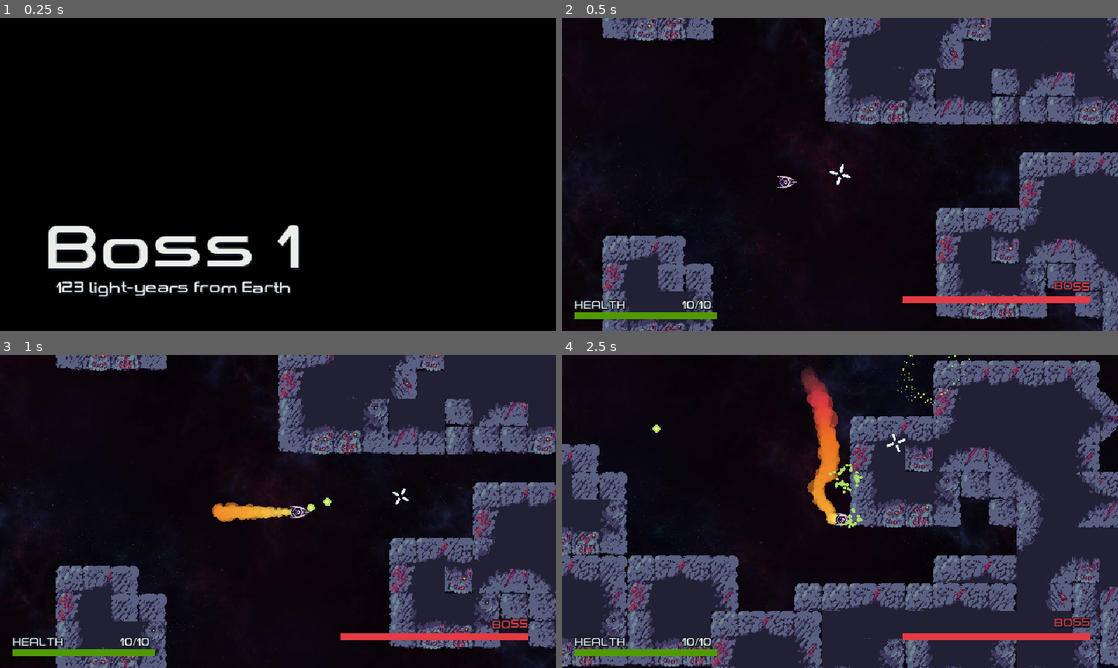
Above: before the commit, frames 1-4 (two rows, left to right).
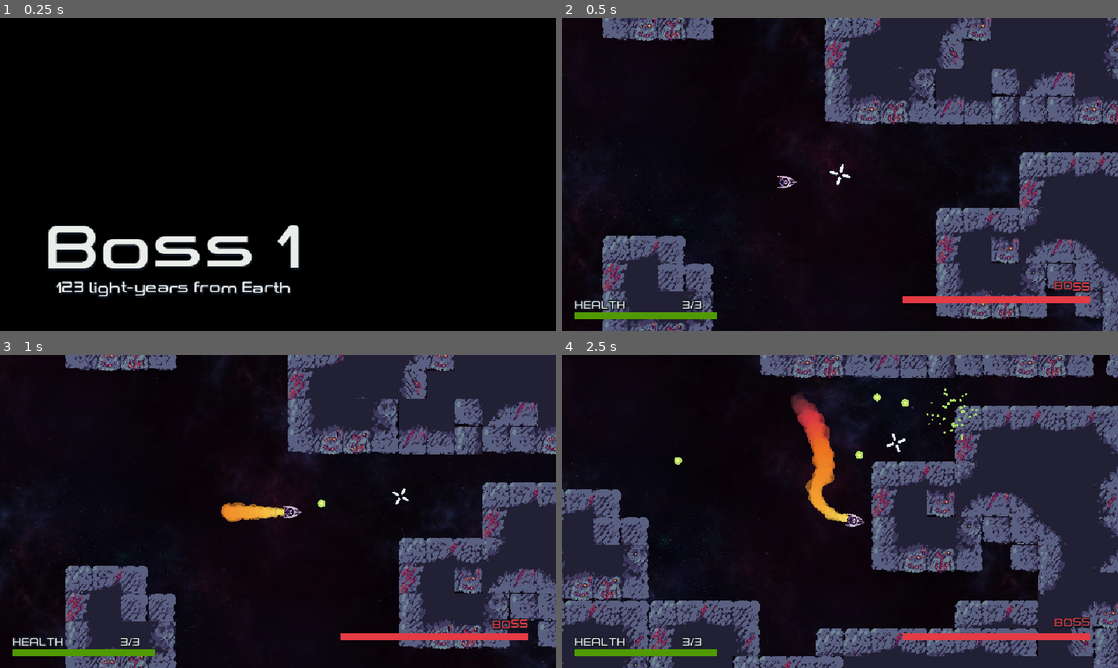
Above: after the commit, the same moments.

Repository: Yoshiip/boss-rush-jam-2024
Game: Godot game, scene res://levels/fights/first/first_fight.tscn
The game is run twice, just before and just after one commit, with the same random seed, the same clock (stepped at 60 frames per second) and the same inputs. This scene is started directly instead of the project's main scene.
Inputs (mouse positions are in pixels of both pictures, inside the frame that each line leads up to):
- Up to frame 1 (0.25 s): no input
- Up to frame 2 (0.5 s): no input
- Up to frame 3 (1 s): tap Enter at 0.5 s; move the mouse to (400, 495) at 0.52 s; press the mouse at (400, 495) at 0.53 s; hold D (move_right) from 0.53 s (still down); tap M (switch_movement) at 0.8 s
- Up to frame 4 (2.5 s): move the mouse to (728, 527) at 1.27 s; release D (move_right) at 1.28 s; release the mouse at (728, 527) at 1.28 s; hold S (move_down) 1.28-2.03 s; tap M (switch_movement) at 1.35, 2.3 s; click (728, 527) at 1.55 s; move the mouse to (895, 442) at 2.02 s; press the mouse at (895, 442) at 2.03 s; hold D (move_right) from 2.03 s (still down)

Frame 1 is identical in both runs. In frame 2, 0.1% of the frame differs, in the area x 21-27%, y 90-94%; in frame 3, 16%; in frame 4, 50%, in the area x 0-100%, y 0-100%.

Commit message:
Upgrade fixes and adjustments

Diff:
--- a/assets/bullets/bullet/bullet.gd
+++ b/assets/bullets/bullet/bullet.gd
@@ -18,13 +18,15 @@
 var bounces_count_bullet := 0
 var bounces_count := 0
 
-var deflection_bullet := false
-var infection_bullet_lvl := 0
+
+
 var bounce_powerup := false
 
 var max_bounces := 2
 var max_splits := 0
 var max_pierces := 0
+var max_deflects :=0
+var max_infections := 0
 
 func _ready() -> void:
 	velocity = Vector2.RIGHT.rotated(rotation)
@@ -85,20 +87,22 @@
 
 		#lets enemy and player bullets bounce off of eachother
 func _on_area_entered(body: Node2D) -> void:
-	if body.is_in_group("Bullet") && !from_enemy && body.from_enemy && deflection_bullet:
+	if body.is_in_group("Bullet") && !from_enemy && body.from_enemy && max_deflects>0:
 		var other_bullet := body
 		bounces_count+=1
+		max_deflects-= 1
 
 		var collision_normal = (body.global_position - global_position).normalized()
 		if !max_pierces > bounces_count_bullet:
 			velocity = velocity.bounce(collision_normal)
 			ray_cast.set_target_position(velocity.normalized()*30)
 			ray_cast_homing.set_target_position(velocity.normalized()*300)
-		if infection_bullet_lvl> bounces_count_bullet:
+			max_pierces -= 1
+		if max_infections > 0:
 			modulate = Color.DARK_CYAN
 			other_bullet.from_enemy= false
 			other_bullet.modulate = Color.DARK_CYAN
-		bounces_count_bullet+=1
+			max_infections -=1
 		speed *= 0.8
 		other_bullet.speed*=2
 		other_bullet.velocity = other_bullet.velocity.bounce(-collision_normal)
@@ -123,13 +127,13 @@
 	bullet.velocity = Vector2.RIGHT.rotated(rotation)
 
 	if GameManager.is_deflect():
-		bullet.deflection_bullet = GameManager.is_deflect()
-		bullet.infection_bullet_lvl = GameManager.get_infection_bullet()
-		bullet.pierce_lvl = GameManager.get_pierces()
+		bullet.max_deflects = GameManager.get_deflection()
+		bullet.max_infections = GameManager.get_infection_bullet()
+		bullet.max_pierces = GameManager.get_pierces()
 
 	bullet.max_bounces = GameManager.get_bounces()
 	bullet.bounces_count = bounces_count
-	bullet.max_splits = GameManager.get_splits()
+	bullet.max_splits = GameManager.get_splits()-1
 	bullet.scale = Vector2.ONE * GameManager.get_bullet_size()
 
 	call_deferred("add_sibling", bullet)
--- a/assets/bullets/bullet/bullet.tscn
+++ b/assets/bullets/bullet/bullet.tscn
@@ -4,7 +4,7 @@
 [ext_resource type="Texture2D" uid="uid://b1i12ej5dw0r6" path="res://assets/bullets/bullet/bullet.png" id="2_l17vi"]
 
 [sub_resource type="CircleShape2D" id="CircleShape2D_ks1eq"]
-radius = 8.0
+radius = 10.8
 
 [node name="Bullet" type="Area2D" groups=["Bullet"]]
 z_index = 3
--- a/assets/game_manager.gd
+++ b/assets/game_manager.gd
@@ -15,7 +15,7 @@
 	"fire_rate": 0,
 	"thrusters": 0,
 	"bullet_size": 0,
-
+	"bullet_speed": 0,
 	# BOUNCES UPGRADES
 	"bullet_bounce": 0,
 	"damage_on_bounce": 0,
@@ -37,9 +37,10 @@
 		"fire_rate": 0,
 		"thrusters": 0,
 		"bullet_size": 0,
+		"bullet_speed": 3,
 
 		# BOUNCES UPGRADES
-		"bullet_bounce": 0,
+		"bullet_bounce": 3,
 		"damage_on_bounce": 0,
 		"split_on_bounce": 0,
 
@@ -51,16 +52,18 @@
 
 # functions to return the max of each levels
 
-const BULLETS_SIZE := [1.0, 1.2, 1.4, 1.6, 1.8, 2.0]
-
+const BULLETS_SIZE := [ 1.0, 1.25, 1.5, 1.75,2]
+const 	BULLETS_SPEED := [6,8,10,12,14]
 func get_health() -> int:
-	return 10 + GameManager.save_data.hull_health * 2
+	return 3 + GameManager.save_data.hull_health * 3
 
 func is_deflect() -> bool:
 	return GameManager.save_data.deflection_bullet
 
 func get_bullet_size() -> float:
 	return BULLETS_SIZE[GameManager.save_data.bullet_size]
+func get_bullet_speed() -> float:
+	return BULLETS_SPEED[GameManager.save_data.bullet_speed]
 
 func get_splits() -> int:
 	return GameManager.save_data.split_on_bounce
@@ -75,7 +78,7 @@
 	return GameManager.save_data.infection_bullet
 
 func get_deflection() -> int:
-	return GameManager.save_data.deflection
+	return GameManager.save_data.deflection_bullet
 
 
 
--- a/assets/spaceship/spaceship.gd
+++ b/assets/spaceship/spaceship.gd
@@ -26,15 +26,17 @@
 # Only allow inputs if is empty
 var allow_inputs: Array[String] = []
 
-const FIRE_RATES := [0.25, 0.22, 0.19, 0.16]
+const FIRE_RATES := [0.5,0.4,0.3,0.2, 0.1]
 @onready var fire_rate: float = FIRE_RATES[GameManager.save_data.fire_rate]
 
+var bullet_speed = GameManager.get_bullet_speed()
 var invicibility_timer := 0.0
 
 
-const SPEEDS := [400, 500, 600, 700, 800]
+const SPEEDS := [300, 400, 500, 600,700]
+const TURNING := [5,5,7,9,13]
 @onready var acceleration_speed: float = SPEEDS[GameManager.save_data.thrusters]
-
+@onready var turning_speed: float = TURNING[GameManager.save_data.thrusters]
 var fire_timer := fire_rate
 var weapon_toggle := false
 var switch_movemode := false
@@ -77,7 +79,7 @@
 		else:
 			var goal_direction := axis.angle()
 			var dot_product = Vector2(cos(rotation), sin(rotation)).dot(axis)
-			rotation =  lerp_angle(rotation, goal_direction, 7.0 * delta)
+			rotation =  lerp_angle(rotation, goal_direction, turning_speed * delta)
 			if dot_product >=0.7:
 				velocity = lerp(velocity, Vector2(cos(rotation), sin(rotation)) * acceleration_speed, 10.0 * delta)
 			else:
@@ -89,14 +91,15 @@
 		if Input.is_action_just_pressed("weapon_toggle"):
 			weapon_toggle= !weapon_toggle
 		if Input.is_action_just_pressed("switch_movement"):
-			switch_movemode= !switch_movemode
+			pass
+			#switch_movemode= !switch_movemode
 
 
 func _fire() -> Bullet:
 	$Shoot.play()
 	var bullet = BULLET.instantiate()
 	bullet.position = $ShootPoint.global_position
-	bullet.speed = 7
+	bullet.speed = bullet_speed
 	#bullet.speed = BULLETS_SPEED[GameManager.save_data.bullet_speed]
 	bullet.from_enemy = false
 
@@ -108,10 +111,10 @@
 		var direction := (mouse_position - global_position).normalized()
 		bullet.rotation = direction.angle()
 		bullet.velocity = Vector2.RIGHT.rotated(rotation)
-	if GameManager.save_data.deflection_bullet:
-		bullet.deflection_bullet = true
-		bullet.infection_bullet_lvl =  GameManager.save_data.infection_level
-		bullet.pierce_lvl = GameManager.save_data.pierce_level
+	if GameManager.get_deflection():
+		bullet.max_deflects = GameManager.get_deflection()
+		bullet.max_infections =  GameManager.get_infection_bullet()
+		bullet.max_pierces = GameManager.get_pierces()
 	bullet.max_bounces = GameManager.get_bounces()
 	bullet.max_splits = GameManager.get_splits()
 	bullet.scale = Vector2.ONE * GameManager.get_bullet_size()
--- a/assets/spaceship/spaceship.tscn
+++ b/assets/spaceship/spaceship.tscn
@@ -57,7 +57,7 @@
 
 [node name="CollisionShape" type="CollisionPolygon2D" parent="."]
 scale = Vector2(0.7, 0.7)
-polygon = PackedVector2Array(-26, -21, 20, -11, 20, 11, -26, 21)
+polygon = PackedVector2Array(-15.7143, -14.2857, 18.5714, -5.71429, 18.5714, 5.71429, -15.7143, 14.2857)
 one_way_collision_margin = 0.0
 
 [node name="Hit" type="AudioStreamPlayer" parent="."]
@@ -85,16 +85,16 @@
 bus = &"Effects"
 
 [node name="ShootPoint" type="Marker2D" parent="."]
-position = Vector2(19, 0)
+position = Vector2(11, 0)
 
 [node name="CrushDetection" type="Area2D" parent="."]
 scale = Vector2(0.9, 0.9)
 collision_layer = 2
 collision_mask = 2
 
-[node name="CollisionShape" type="CollisionPolygon2D" parent="CrushDetection"]
+[node name="CollisionShape2" type="CollisionPolygon2D" parent="CrushDetection"]
 scale = Vector2(0.7, 0.7)
-polygon = PackedVector2Array(-26, -21, 20, -11, 20, 11, -26, 21)
+polygon = PackedVector2Array(-15.7143, -14.2857, 18.5714, -5.71429, 18.5714, 5.71429, -15.7143, 14.2857)
 one_way_collision_margin = 0.0
 
 [connection signal="body_entered" from="CrushDetection" to="." method="_on_crush_detection_body_entered"]
--- a/levels/upgrades/upgrades.tscn
+++ b/levels/upgrades/upgrades.tscn
@@ -108,6 +108,7 @@
 custom_minimum_size = Vector2(120, 80)
 layout_mode = 2
 title = "Thrusters"
+max_level = 4
 
 [node name="fire_rate" parent="Canvas/Container/Boxes/Top" instance=ExtResource("1_gvm2u")]
 custom_minimum_size = Vector2(120, 80)
@@ -118,6 +119,12 @@
 custom_minimum_size = Vector2(120, 80)
 layout_mode = 2
 title = "Bullet Size"
+
+[node name="hull_health2" parent="Canvas/Container/Boxes/Top" instance=ExtResource("1_gvm2u")]
+custom_minimum_size = Vector2(120, 80)
+layout_mode = 2
+title = "Bullet Speed"
+max_level = 4
 
 [node name="Bottom" type="HBoxContainer" parent="Canvas/Container/Boxes"]
 custom_minimum_size = Vector2(0, 190)
